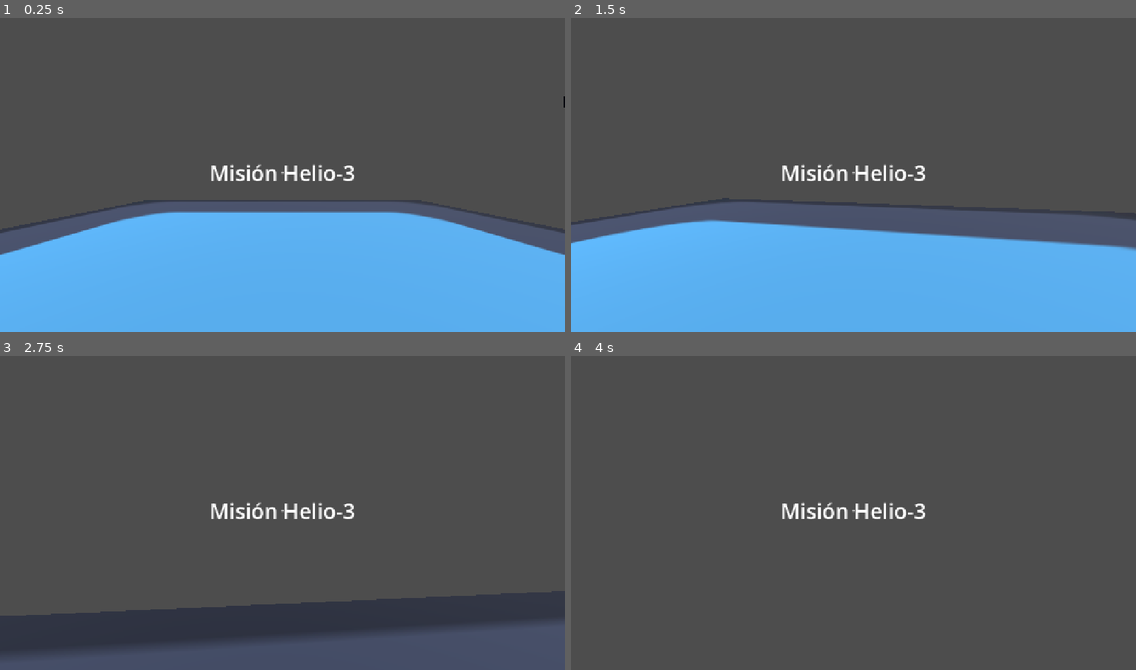
Above: before the commit, frames 1-4 (two rows, left to right).
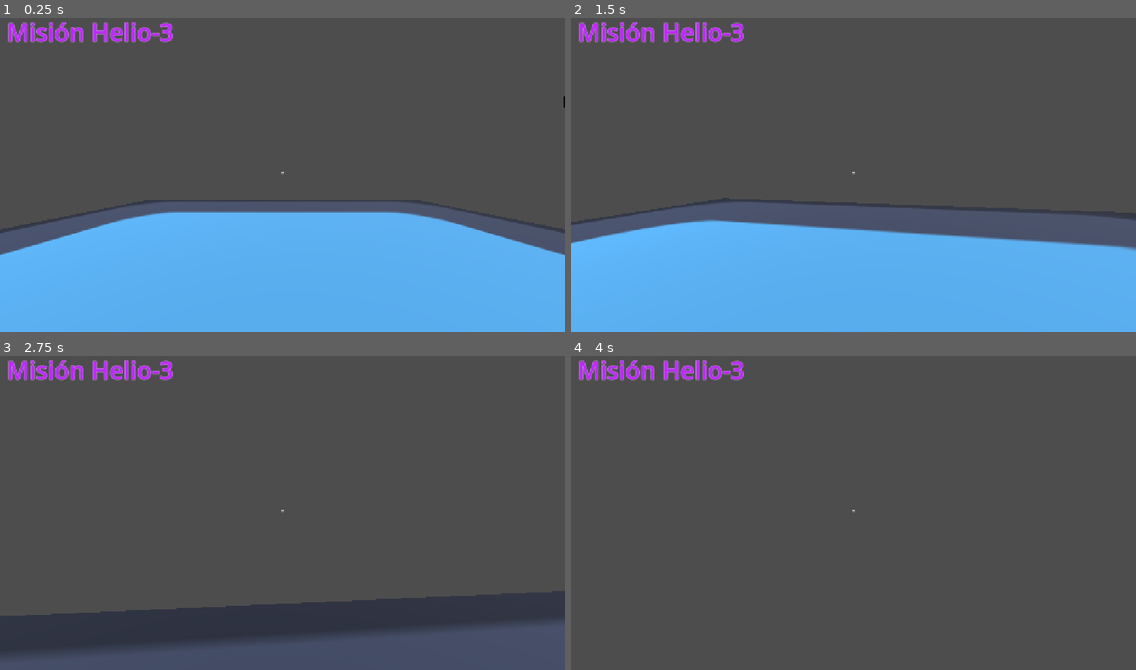
Above: after the commit, the same moments.

Repository: Camubermu/mision-helio-3
Game: Godot game, scene res://scenes/main.tscn
Same seed, same stepped clock (60 frames per second), same inputs: the game is played once before the commit and once after it. The engine's default icon, where the game draws it, is replaced by a stand-in: a white triangle on a blue panel in a dark square.
Inputs (mouse positions are in pixels of both pictures, inside the frame that each line leads up to):
- Up to frame 1 (0.25 s): no input
- Up to frame 2 (1.5 s): tap Enter at 0.5 s; move the mouse to (881, 171) at 0.52 s; hold W (forward) from 0.53 s (still down); move the mouse to (825, 175) at 1.27 s
- Up to frame 3 (2.75 s): keep holding W (forward); move the mouse to (293, 506) at 2.02 s
- Up to frame 4 (4 s): keep holding W (forward); move the mouse to (847, 516) at 2.77 s; tap Space at 3.5 s; move the mouse to (893, 516) at 3.52 s

The runs differ from the first frame. In frame 1, 1.7% of the frame differs, in the area x 1-63%, y 1-52%; in frame 2, 1.7%; in frame 3, 1.7%; in frame 4, 1.7%.

Commit message:
Fix collission boxes

Diff:
--- a/project.godot
+++ b/project.godot
@@ -23,6 +23,7 @@
 
 window/size/viewport_width=1280
 window/size/viewport_height=720
+window/size/mode=2
 window/stretch/mode="canvas_items"
 window/stretch/aspect="expand"
 
--- a/scenes/main.tscn
+++ b/scenes/main.tscn
@@ -18,6 +18,12 @@
 [sub_resource type="BoxMesh" id="BoxMesh_153fh"]
 material = SubResource("StandardMaterial3D_sgp6g")
 size = Vector3(1, 1, 1.5683594)
+
+[sub_resource type="LabelSettings" id="LabelSettings_0wfyh"]
+font_size = 55
+font_color = Color(0.7492648, 0.1555227, 0.9999998, 1)
+outline_size = 5
+outline_color = Color(0.7800929, 0.51526356, 0.8824184, 1)
 
 [node name="Main" type="Node2D" unique_id=1119810482]
 
@@ -43,23 +49,22 @@
 skeleton = NodePath("../..")
 
 [node name="Titulo" type="Label" parent="." unique_id=965326170]
-offset_left = 440.0
-offset_top = 320.0
-offset_right = 840.0
-offset_bottom = 400.0
+offset_left = 15.0
+offset_right = 415.0
+offset_bottom = 80.0
 theme_override_font_sizes/font_size = 48
 text = "Misión Helio-3"
-horizontal_alignment = 1
+label_settings = SubResource("LabelSettings_0wfyh")
 vertical_alignment = 1
 
 [node name="player" parent="." unique_id=332937270 instance=ExtResource("2_0wfyh")]
 transform = Transform3D(1, 0, 0, 0, 1, 0, 0, 0, 1, 0, 1.5144296, 0)
 
-[node name="MeshInstance3D" type="MeshInstance3D" parent="." unique_id=1194795164]
+[node name="MeshInstance3D" type="MeshInstance3D" parent="." unique_id=1167158189]
 transform = Transform3D(15, 0, 0, 0, 1, 0, 0, 0, 15, -0.004719734, -2.3841858e-07, -0.0025999546)
 mesh = SubResource("BoxMesh_153fh")
 
-[node name="CollisionShape3D" type="CollisionShape3D" parent="MeshInstance3D" unique_id=838700073]
+[node name="CollisionShape3D" type="CollisionShape3D" parent="MeshInstance3D" unique_id=1818105660]
 shape = SubResource("BoxShape3D_153fh")
 
 [node name="MeshInstance3D2" type="MeshInstance3D" parent="." unique_id=1168595001]
Not shown: 1 places in scenes/main.tscn that only renumber resources
